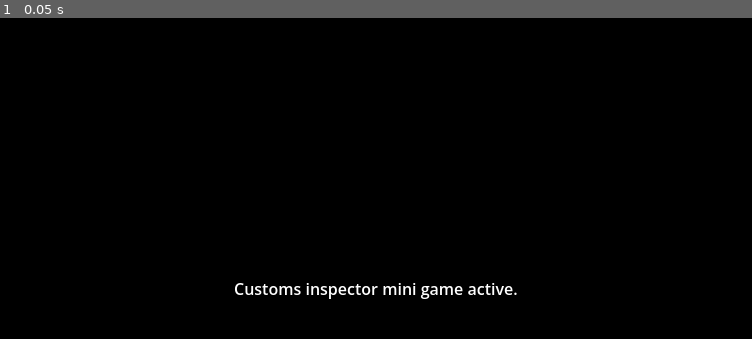
Above: before the commit, frame 1.
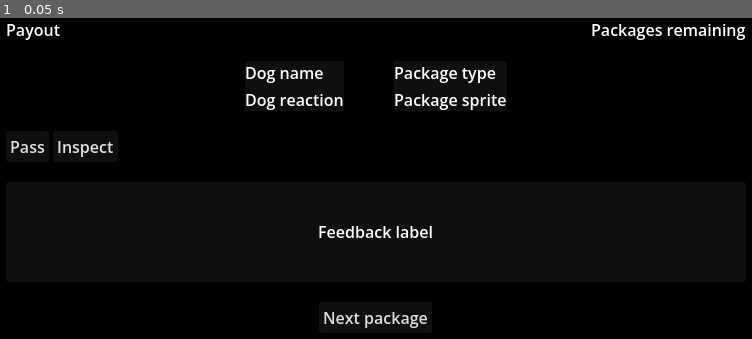
Above: after the commit, the same moment.

Repository: lukaMis/kennel-simulator
Game: Godot game, scene res://scenes/customs_inspector.tscn
The game is run twice, just before and just after one commit, with the same random seed, the same clock (stepped at 60 frames per second) and the same inputs. This scene is started directly instead of the project's main scene.
Inputs:
- Up to frame 1 (0.05 s): no input

The runs differ from the first frame. In frame 1, 3.0% of the frame differs, in the area x 0-100%, y 1-97%.

Commit message:
Customs mini game modal, manager and scene ready. Now lets decide on Customs mini game play system

Diff:
--- a/scenes/customs_inspector.tscn
+++ b/scenes/customs_inspector.tscn
@@ -1,4 +1,6 @@
 [gd_scene format=3 uid="uid://cejesl7x7ydcw"]
+
+[ext_resource type="Script" uid="uid://bklod0xv82f3p" path="res://scripts/customs_inspector.gd" id="1_5bkbu"]
 
 [node name="CustomsInspector" type="ColorRect" unique_id=442191601]
 custom_minimum_size = Vector2(800, 600)
@@ -7,20 +9,106 @@
 size_flags_horizontal = 3
 size_flags_vertical = 3
 color = Color(0, 0, 0, 1)
+script = ExtResource("1_5bkbu")
 
-[node name="Label" type="Label" parent="." unique_id=329150239]
+[node name="MarginContainer" type="MarginContainer" parent="." unique_id=991289255]
 layout_mode = 1
-anchors_preset = 8
-anchor_left = 0.5
-anchor_top = 0.5
-anchor_right = 0.5
-anchor_bottom = 0.5
-offset_left = -142.0
-offset_top = -11.5
-offset_right = 142.0
-offset_bottom = 11.5
+anchors_preset = 15
+anchor_right = 1.0
+anchor_bottom = 1.0
 grow_horizontal = 2
 grow_vertical = 2
-text = "Customs inspector mini game active."
+theme_override_constants/margin_left = 30
+theme_override_constants/margin_top = 30
+theme_override_constants/margin_right = 30
+theme_override_constants/margin_bottom = 30
+
+[node name="VBoxContainer" type="VBoxContainer" parent="MarginContainer" unique_id=911199801]
+layout_mode = 2
+theme_override_constants/separation = 20
+
+[node name="HBoxContainerTopInfoBar" type="HBoxContainer" parent="MarginContainer/VBoxContainer" unique_id=814854563]
+layout_mode = 2
+
+[node name="LabelPayout" type="Label" parent="MarginContainer/VBoxContainer/HBoxContainerTopInfoBar" unique_id=388362610]
+unique_name_in_owner = true
+layout_mode = 2
+text = "Payout"
+
+[node name="Control" type="Control" parent="MarginContainer/VBoxContainer/HBoxContainerTopInfoBar" unique_id=700218538]
+layout_mode = 2
+size_flags_horizontal = 3
+
+[node name="LabelRemaining" type="Label" parent="MarginContainer/VBoxContainer/HBoxContainerTopInfoBar" unique_id=250139517]
+unique_name_in_owner = true
+layout_mode = 2
+text = "Packages remaining"
+
+[node name="HBoxContainerEntitiesArea" type="HBoxContainer" parent="MarginContainer/VBoxContainer" unique_id=1787526987]
+layout_mode = 2
+theme_override_constants/separation = 50
+alignment = 1
+
+[node name="PanelContainerDogUI" type="PanelContainer" parent="MarginContainer/VBoxContainer/HBoxContainerEntitiesArea" unique_id=22841612]
+layout_mode = 2
+
+[node name="VBoxContainer" type="VBoxContainer" parent="MarginContainer/VBoxContainer/HBoxContainerEntitiesArea/PanelContainerDogUI" unique_id=1906253958]
+layout_mode = 2
+
+[node name="LabelDogName" type="Label" parent="MarginContainer/VBoxContainer/HBoxContainerEntitiesArea/PanelContainerDogUI/VBoxContainer" unique_id=469312486]
+unique_name_in_owner = true
+layout_mode = 2
+text = "Dog name"
+
+[node name="LabelDogReaction" type="Label" parent="MarginContainer/VBoxContainer/HBoxContainerEntitiesArea/PanelContainerDogUI/VBoxContainer" unique_id=805530818]
+unique_name_in_owner = true
+layout_mode = 2
+text = "Dog reaction"
+
+[node name="PanelContainerPackageUI" type="PanelContainer" parent="MarginContainer/VBoxContainer/HBoxContainerEntitiesArea" unique_id=2144659467]
+layout_mode = 2
+
+[node name="VBoxContainer" type="VBoxContainer" parent="MarginContainer/VBoxContainer/HBoxContainerEntitiesArea/PanelContainerPackageUI" unique_id=346227769]
+layout_mode = 2
+
+[node name="LabelPackageType" type="Label" parent="MarginContainer/VBoxContainer/HBoxContainerEntitiesArea/PanelContainerPackageUI/VBoxContainer" unique_id=565298253]
+unique_name_in_owner = true
+layout_mode = 2
+text = "Package type"
+
+[node name="LabelPackageSprite" type="Label" parent="MarginContainer/VBoxContainer/HBoxContainerEntitiesArea/PanelContainerPackageUI/VBoxContainer" unique_id=1512596453]
+unique_name_in_owner = true
+layout_mode = 2
+text = "Package sprite"
+
+[node name="HBoxContainerActionButtons" type="HBoxContainer" parent="MarginContainer/VBoxContainer" unique_id=2098951492]
+layout_mode = 2
+
+[node name="ButtonPass" type="Button" parent="MarginContainer/VBoxContainer/HBoxContainerActionButtons" unique_id=1643568259]
+unique_name_in_owner = true
+layout_mode = 2
+text = "Pass"
+
+[node name="ButtonInspect" type="Button" parent="MarginContainer/VBoxContainer/HBoxContainerActionButtons" unique_id=1336889351]
+unique_name_in_owner = true
+layout_mode = 2
+text = "Inspect"
+
+[node name="PanelContainerFeedbackArea" type="PanelContainer" parent="MarginContainer/VBoxContainer" unique_id=1787133763]
+custom_minimum_size = Vector2(0, 100)
+layout_mode = 2
+
+[node name="LabelFeedback" type="Label" parent="MarginContainer/VBoxContainer/PanelContainerFeedbackArea" unique_id=1108600437]
+unique_name_in_owner = true
+layout_mode = 2
+text = "Feedback label"
 horizontal_alignment = 1
-vertical_alignment = 1
+
+[node name="CenterContainerFlowControl" type="CenterContainer" parent="MarginContainer/VBoxContainer" unique_id=1903455779]
+layout_mode = 2
+
+[node name="ButtonNext" type="Button" parent="MarginContainer/VBoxContainer/CenterContainerFlowControl" unique_id=1501739479]
+unique_name_in_owner = true
+layout_mode = 2
+text = "Next package
+"
--- a/scripts/customs_inspection_manager.gd
+++ b/scripts/customs_inspection_manager.gd
@@ -3,38 +3,58 @@
 signal shift_started()
 signal shift_ended()
 
+#	packages to inspec in current work shift
+var shift_quota: int = GameConstants.CUSTOMS_QUOTA
+#	tracks shift payout with boosts and penalties included
+var shift_current_payout: int = GameConstants.CUSTOMS_BASE_PAYOUT
+#	dogs and packages for current work shift
 var active_shift_roster: Array[DogResource] = []
 var active_queue: Array[CargoPackage] = []
-var shift_current_payout: int = GameConstants.CUSTOMS_BASE_PAYOUT
-var shift_quota: int = GameConstants.CUSTOMS_QUOTA
+
+
+# Step 1: The modal drops off the dogs here right before transit
+func set_shift_team(team: Array[DogResource]) -> void:
+	active_shift_roster = team.duplicate()
+
+
+# Step 2: Called ONLY when the Customs Inspector scene has completely loaded
+func initialize_shift_session() -> void:
+	print("CustomsInspectionManager: Scene is ready. Running setup logic...")
+	_generate_shift_queue()
+
+	# Safe to emit now! The scene is listening.
+	#shift_started.emit()
+	#print("Shift has started")
+
+
+func start_shift() -> void:
+	shift_started.emit()
+	print("Shift has started")
+	pass
 
 
 # The UI modal passes the team directly into this function
-func start_shift(team: Array[DogResource]) -> void:
-	# 1. Store the shallow clone of the working dogs
-	active_shift_roster = team.duplicate()
-
-	# 2. Build the cargo queue
-	_generate_shift_queue()
-
-	shift_started.emit()
-	print("Shift has started")
-
-
-func stop_shift() -> void:
-	# placeholder for end of shift cleanup
-	_clear_shift()
-	shift_ended.emit()
-	print("Shift has ended")
-	pass
-
-
+#func start_shift(team: Array[DogResource]) -> void:
+## 1. Store the shallow clone of the working dogs
+#active_shift_roster = team.duplicate()
+#
+## 2. Build the cargo queue
+#_generate_shift_queue()
+#
+#shift_started.emit()
+#print("Shift has started")
+#func stop_shift() -> void:
+## placeholder for end of shift cleanup
+#_clear_shift()
+#shift_ended.emit()
+#print("Shift has ended")
+#pass
 func _generate_shift_queue() -> void:
 	print("CustomsCargoManager: Generating cargo queue...")
 	active_queue.clear()
 
-	shift_quota = GameConstants.CUSTOMS_QUOTA
-	shift_current_payout = GameConstants.CUSTOMS_BASE_PAYOUT
+	#shift_quota = GameConstants.CUSTOMS_QUOTA
+	#shift_current_payout = GameConstants.CUSTOMS_BASE_PAYOUT
 
 	for i in range(shift_quota):
 		var package = CargoPackage.new()
@@ -48,14 +68,12 @@
 				package.contraband_type = "Mineral"
 
 		active_queue.append(package)
-
 	print("CustomsCargoManager: Successfully generated ", active_queue.size(), " items.")
 
-
-func _clear_shift() -> void:
-	active_shift_roster.clear()
-	active_queue.clear()
-	# Reset payout/quota to baseline
-	shift_current_payout = GameConstants.CUSTOMS_BASE_PAYOUT
-	shift_quota = GameConstants.CUSTOMS_QUOTA
-	print("CustomsInspectionManager: Shift cleaned up.")
+	#func _clear_shift() -> void:
+	#active_shift_roster.clear()
+	#active_queue.clear()
+	## Reset payout/quota to baseline
+	#shift_current_payout = GameConstants.CUSTOMS_BASE_PAYOUT
+	#shift_quota = GameConstants.CUSTOMS_QUOTA
+	#print("CustomsInspectionManager: Shift cleaned up.")
--- /dev/null
+++ b/scripts/customs_inspector.gd
@@ -0,0 +1,28 @@
+extends Node
+
+
+# Called when the node enters the scene tree for the first time.
+func _ready() -> void:
+	# 1. Connect any local UI elements to the manager signals right here if needed
+	CustomsInspectionManager.shift_started.connect(_on_shift_started)
+	CustomsInspectionManager.shift_ended.connect(_on_shift_ended)
+
+	# 2. Tell the manager it is safe to spin up the gameplay logic
+	CustomsInspectionManager.initialize_shift_session()
+
+	# 3. Pull the data cleanly to populate your UI
+	var working_dogs = CustomsInspectionManager.active_shift_roster
+	var packages_to_check = CustomsInspectionManager.active_queue
+
+	print("Inspector Scene: Loaded successfully with ", working_dogs.size(), " dogs.")
+	print("Inspector Scene: Loaded successfully with ", packages_to_check.size(), " packages.")
+	CustomsInspectionManager.start_shift()
+	#Run your instantiation/spawning visual loops below...
+
+
+func _on_shift_started() -> void:
+	pass
+
+
+func _on_shift_ended() -> void:
+	pass
--- a/scripts/customs_staging_modal.gd
+++ b/scripts/customs_staging_modal.gd
@@ -14,8 +14,8 @@
 	# Hide the modal by default when the kennel loads
 	hide()
 
+	button_start.pressed.connect(_on_start_pressed)
 	button_cancel.pressed.connect(_on_cancel_pressed)
-	button_start.pressed.connect(_on_start_pressed)
 
 
 # Call this from your Main scene when the player clicks the "Work" button
@@ -25,6 +25,26 @@
 	selected_team.clear()
 	_refresh_ui()
 	show()
+
+
+func _on_start_pressed() -> void:
+	# 1. Hide the modal
+	hide()
+
+	# 2. Hand the selected team over to the manager and let it handle the rest
+	#CustomsInspectionManager.start_shift(selected_team)
+
+	# Just store the team in the manager locker for transit
+	CustomsInspectionManager.set_shift_team(selected_team)
+
+	# 3. Swap to the minigame scene
+	get_tree().change_scene_to_file("res://scenes/customs_inspector.tscn")
+
+
+func _on_cancel_pressed() -> void:
+	# 2. Unfreeze the game if they back out!
+	GlobalState.set_game_running(true)
+	hide()
 
 
 func _refresh_ui() -> void:
@@ -38,40 +58,12 @@
 	button_start.disabled = selected_team.is_empty()
 
 
-func _on_cancel_pressed() -> void:
-	# 2. Unfreeze the game if they back out!
-	GlobalState.set_game_running(true)
-	hide()
-
-
-func _on_start_pressed() -> void:
-	# 1. Hand the selected team over to the manager and let it handle the rest
-	CustomsInspectionManager.start_shift(selected_team)
-
-	# 2. Hide the modal
-	hide()
-
-	# 3. Swap to the minigame scene
-	get_tree().change_scene_to_file("res://scenes/customs_inspector.tscn")
-
-
-func _on_roster_dog_selected(dog: DogResource) -> void:
-	if selected_team.size() < MAX_TEAM_SIZE:
-		selected_team.append(dog)
-		_refresh_ui()
-
-
-func _on_team_dog_clicked(dog: DogResource) -> void:
-	selected_team.erase(dog)
-	_refresh_ui()
-
-
 func _rebuild_roster() -> void:
-	# clear current roster
+	# 1 Clear current Roster (Left Side)
 	for child in roster_list.get_children():
 		child.queue_free()
 
-	# 2. Rebuild Roster (Left Side)
+	# 2 Rebuild Roster (Left Side)
 	for dog in GlobalState.master_dog_roster:
 		var btn = Button.new()
 		btn.text = "%s (Energy: %d)" % [dog.name, dog.energy]
@@ -88,15 +80,26 @@
 		roster_list.add_child(btn)
 
 
-func _rebuild_shift_team():
-	# clear current team
+func _rebuild_shift_team() -> void:
+	# 1 Clear current Team (Right Side)
 	for child in team_list.get_children():
 		child.queue_free()
 
-	# 3. Rebuild Team (Right Side)
+	# 2 Rebuild Team (Right Side)
 	for dog in selected_team:
 		var btn = Button.new()
 		btn.text = "Remove %s" % dog.name
 		# When clicked, remove this specific dog
 		btn.pressed.connect(_on_team_dog_clicked.bind(dog))
 		team_list.add_child(btn)
+
+
+func _on_roster_dog_selected(dog: DogResource) -> void:
+	if selected_team.size() < MAX_TEAM_SIZE:
+		selected_team.append(dog)
+	_refresh_ui()
+
+
+func _on_team_dog_clicked(dog: DogResource) -> void:
+	selected_team.erase(dog)
+	_refresh_ui()
Not shown, added: scripts/customs_inspector.gd.uid
